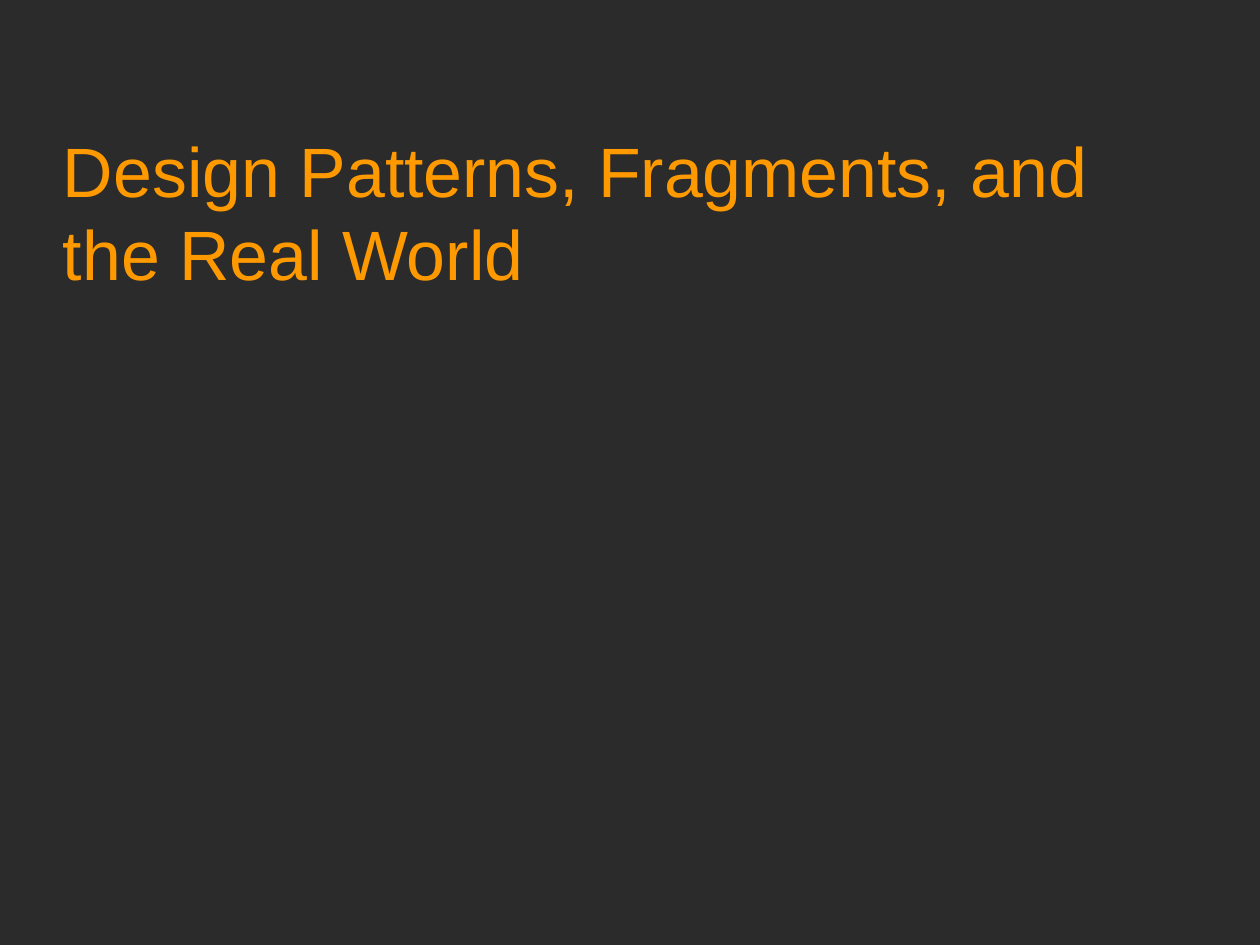
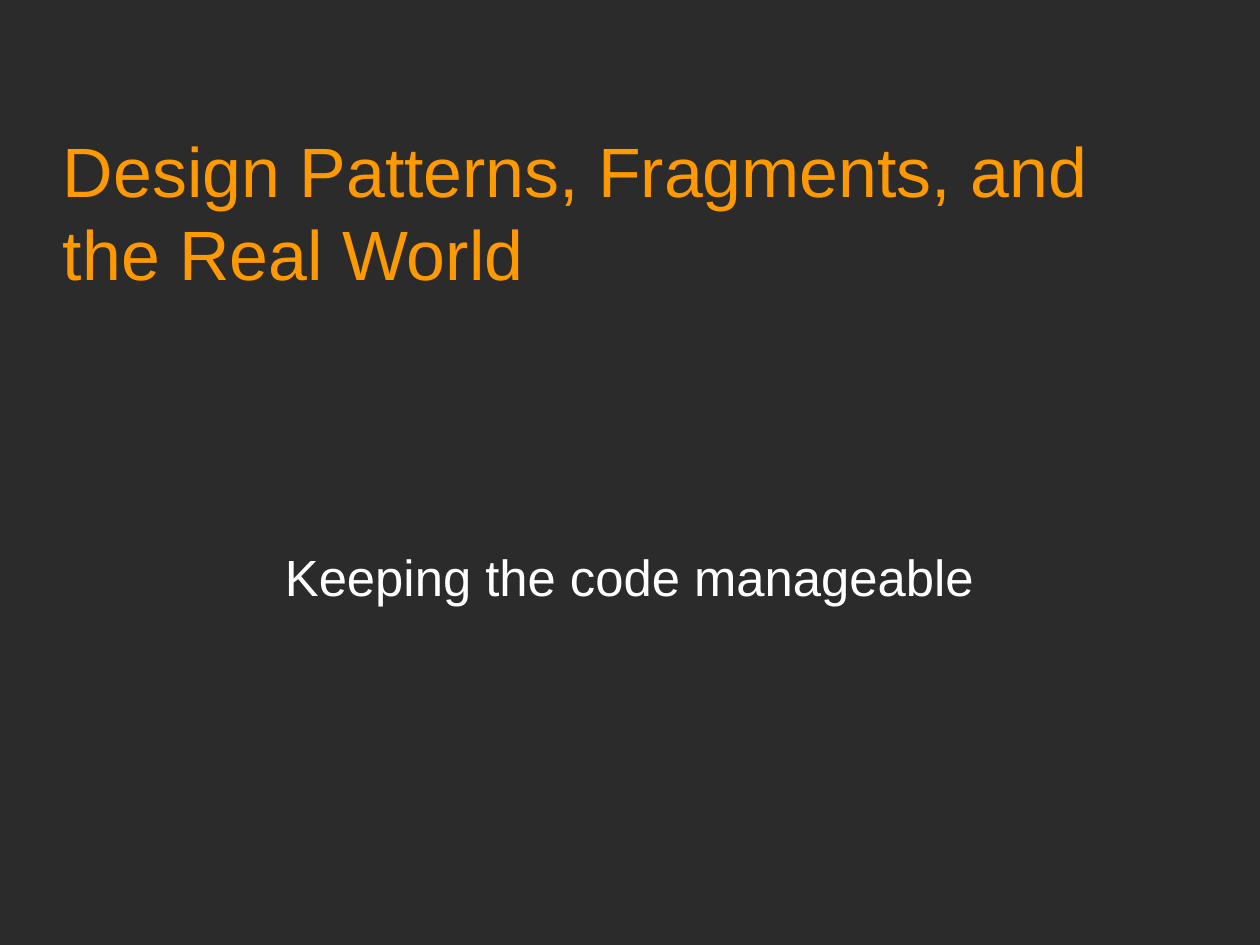
Before and after one commit to Academy-Soft-Intellect/Android-Programming-for-Beginners, a slide deck: slide 1 of 18_Design_Patterns_Fragments_and_the_Real_World.odp. Drawn at 1260x945 pixels with LibreOffice and Linux fonts; fonts in the diff are those of the drawing; background and template pictures are left out; a plain dark background stands for a picture behind light text. Boxes give left, top, right and bottom in pixels: in the first picture for what was removed or moved away, otherwise in the second. Text is boxed around its words. In the diff, an @@ line names an element or a change of style, - is before the commit and + after.

```diff
--- a/18_Design_Patterns_Fragments_and_the_Real_World.odp
+++ b/18_Design_Patterns_Fragments_and_the_Real_World.odp
@@ subtitle added at (285, 559, 974, 607), 32 pt, text #FFFFFF @@
+Keeping the code manageable
```
Also in this commit, not shown: 1 other slide changed, 11 slides added.
